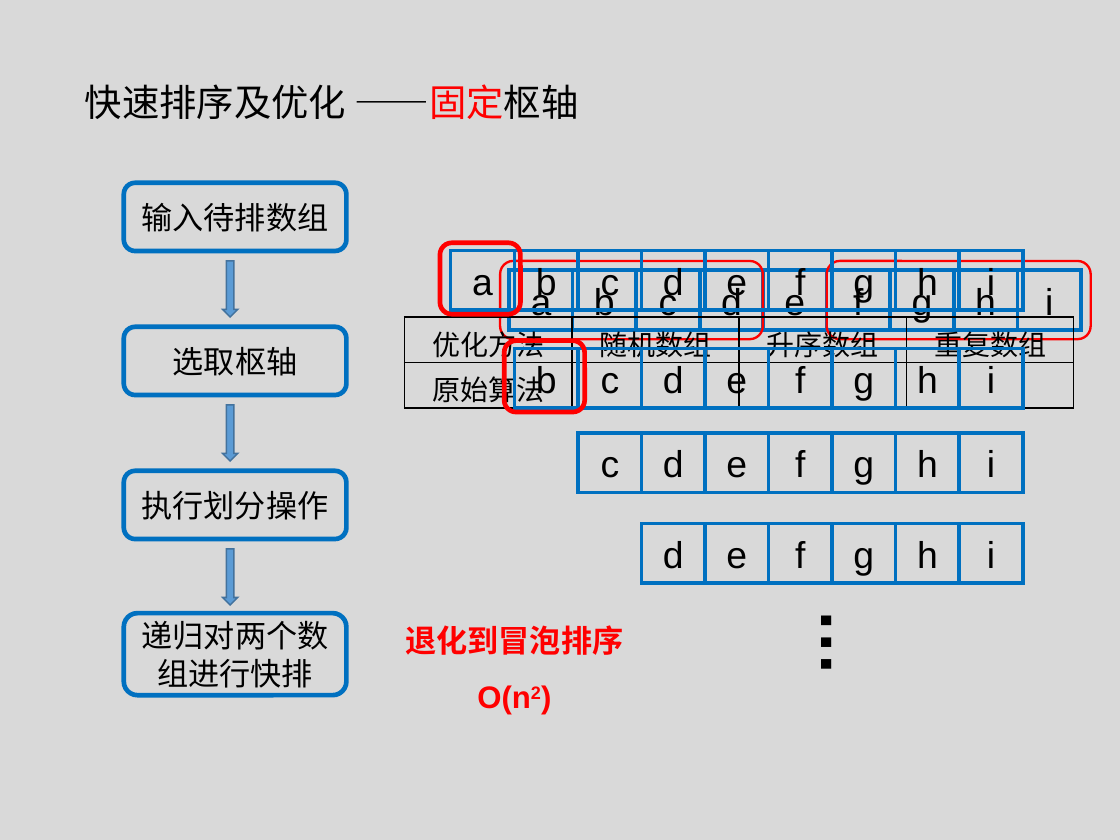
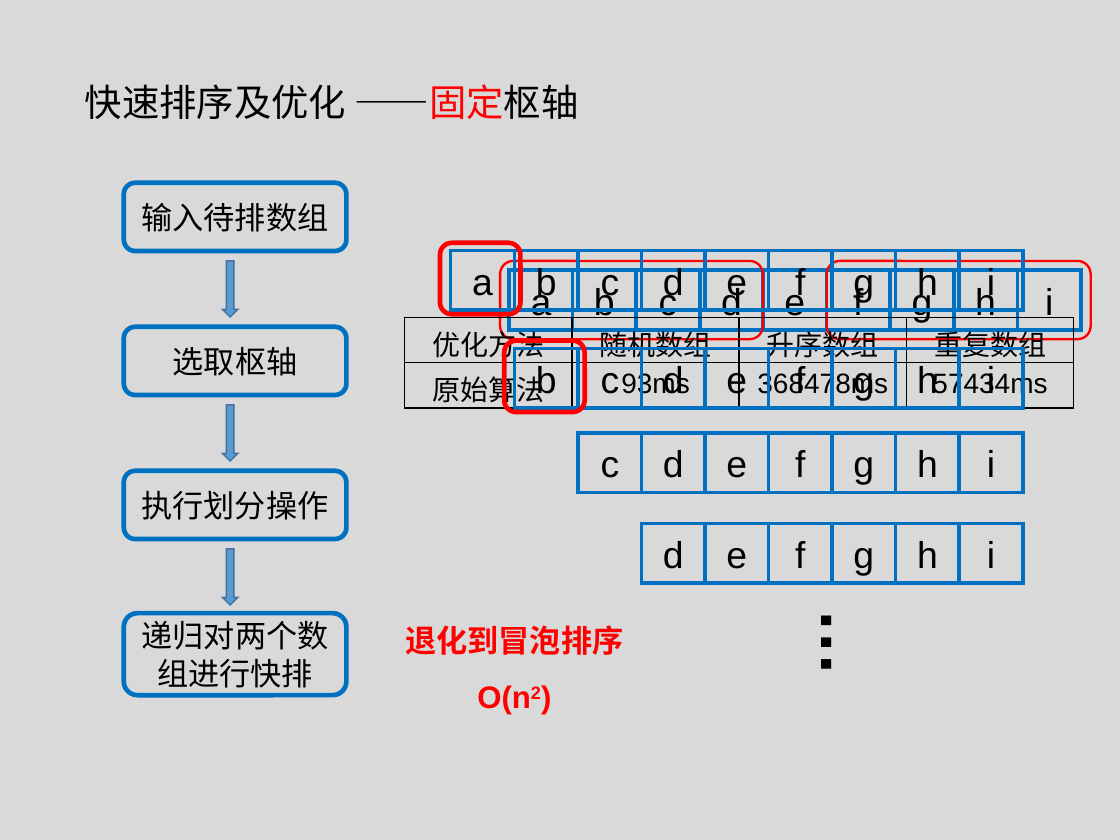
Before and after one commit to tianzhuwei/PPT, a slide deck: slide 2 of 快排+优化.pptx. Drawn at 1120x840 pixels with LibreOffice and Linux fonts; fonts in the diff are those of the drawing. Boxes give left, top, right and bottom in pixels: in the first picture for what was removed or moved away, otherwise in the second. Text is boxed around its words. In the diff, an @@ line names an element or a change of style, - is before the commit and + after.

```diff
--- a/快排+优化.pptx
+++ b/快排+优化.pptx
@@ table at (404, 317, 1072, 412) @@
-row 2: 原始算法 |  |  | 
+row 2: 原始算法 | 93ms | 368478ms | 57434ms
```
Also in this commit, not shown: 3 other slides changed.
